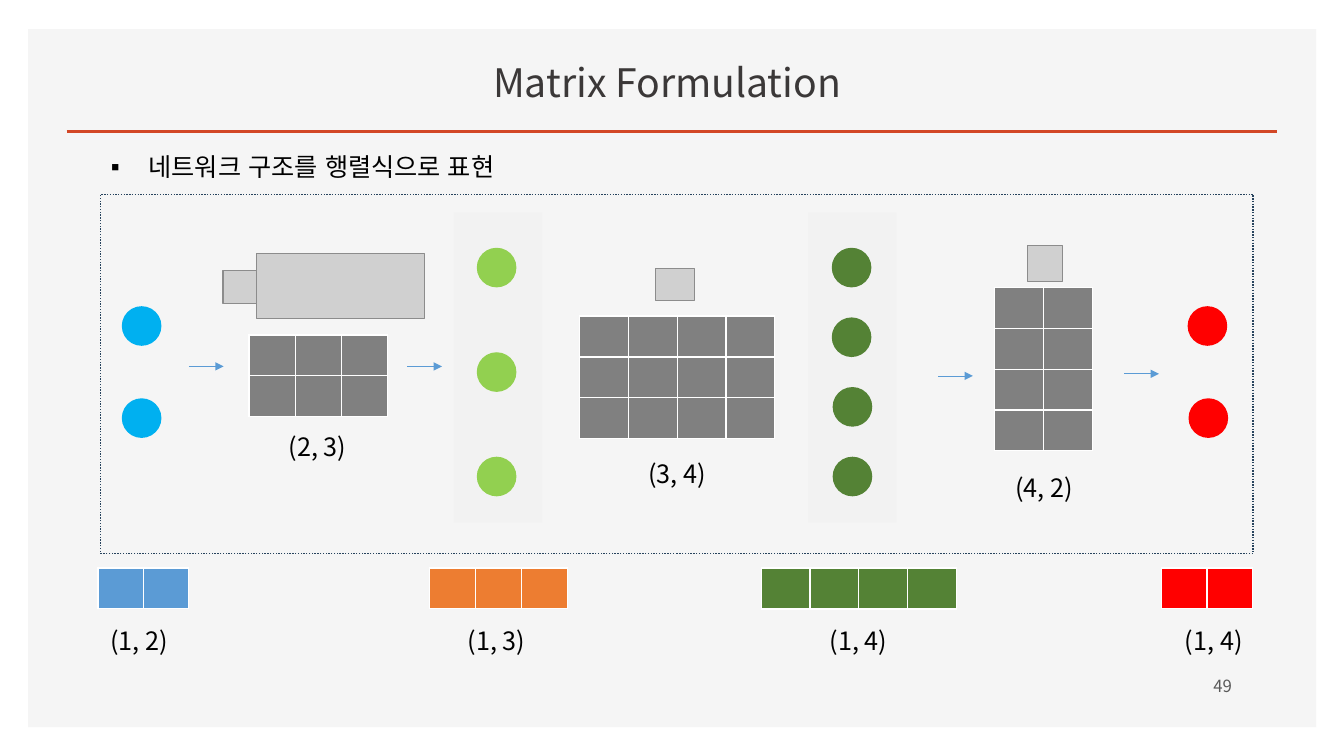
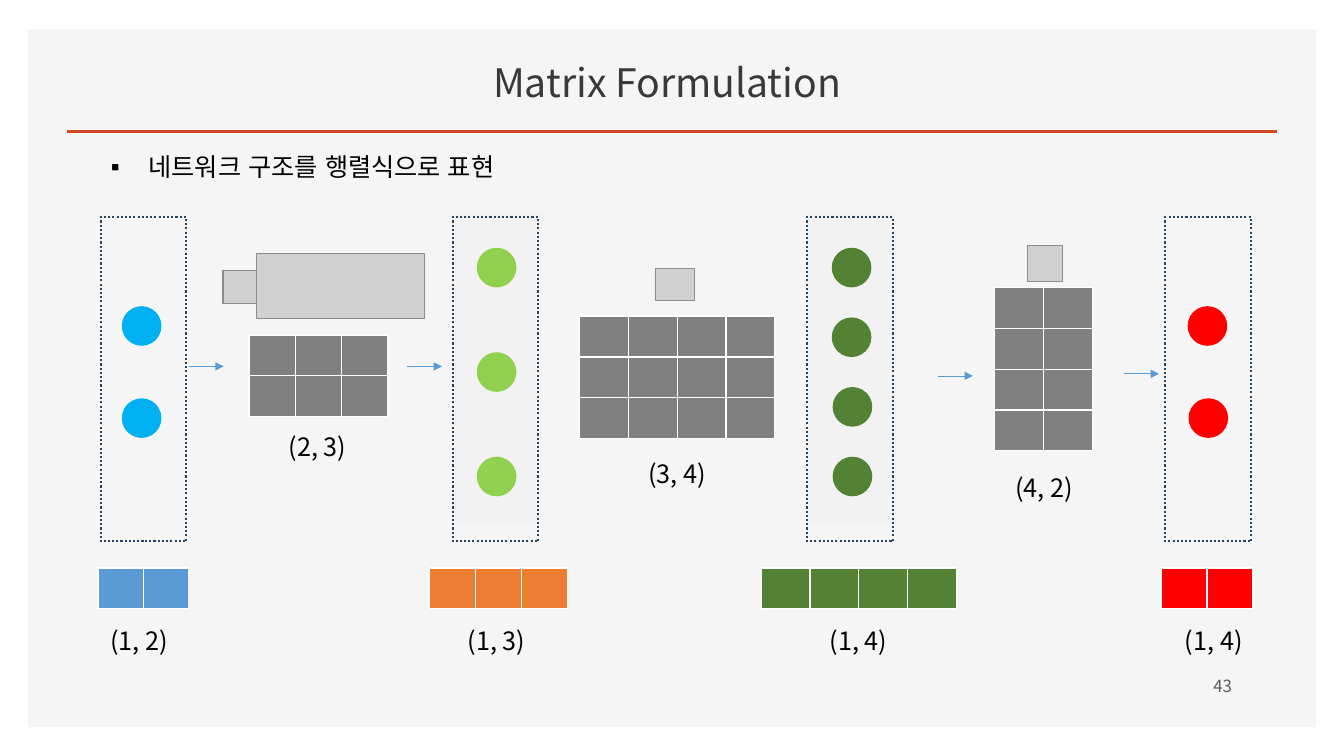
Before and after one commit to ancestor9/mathematics-for-machine-learning, a slide deck: slide 43 of Linear_Algebra/w4_Perceptron_Regression.pptx (slide 49 before the commit). Drawn at 1344x756 pixels with LibreOffice and Linux fonts; fonts in the diff are those of the drawing; grey boxes stand for pictures; background and template pictures are left out. Boxes give left, top, right and bottom in pixels: in the first picture for what was removed or moved away, otherwise in the second. Text is boxed around its words. In the diff, an @@ line names an element or a change of style, - is before the commit and + after.

```diff
--- a/Linear_Algebra/w4_Perceptron_Regression.pptx
+++ b/Linear_Algebra/w4_Perceptron_Regression.pptx
@@ rectangle: place and size @@
-rectangle at (101, 195, 1253, 554)
+rectangle at (101, 218, 187, 542)
@@ rectangle at (101, 218, 187, 542): outline #28445D 1 pt dashed to #28445D 1.5 pt dashed @@
@@ rectangle added at (453, 218, 538, 542), outline #28445D 1.5 pt dashed @@
@@ rectangle added at (808, 218, 893, 542), outline #28445D 1.5 pt dashed @@
@@ rectangle added at (1166, 218, 1251, 542), outline #28445D 1.5 pt dashed @@
@@ page number at (1213, 679, 1232, 692): text changed @@
-49
+43
```
Also in this commit, not shown: 14 other slides changed, 7 slides added, 21 slides removed.
